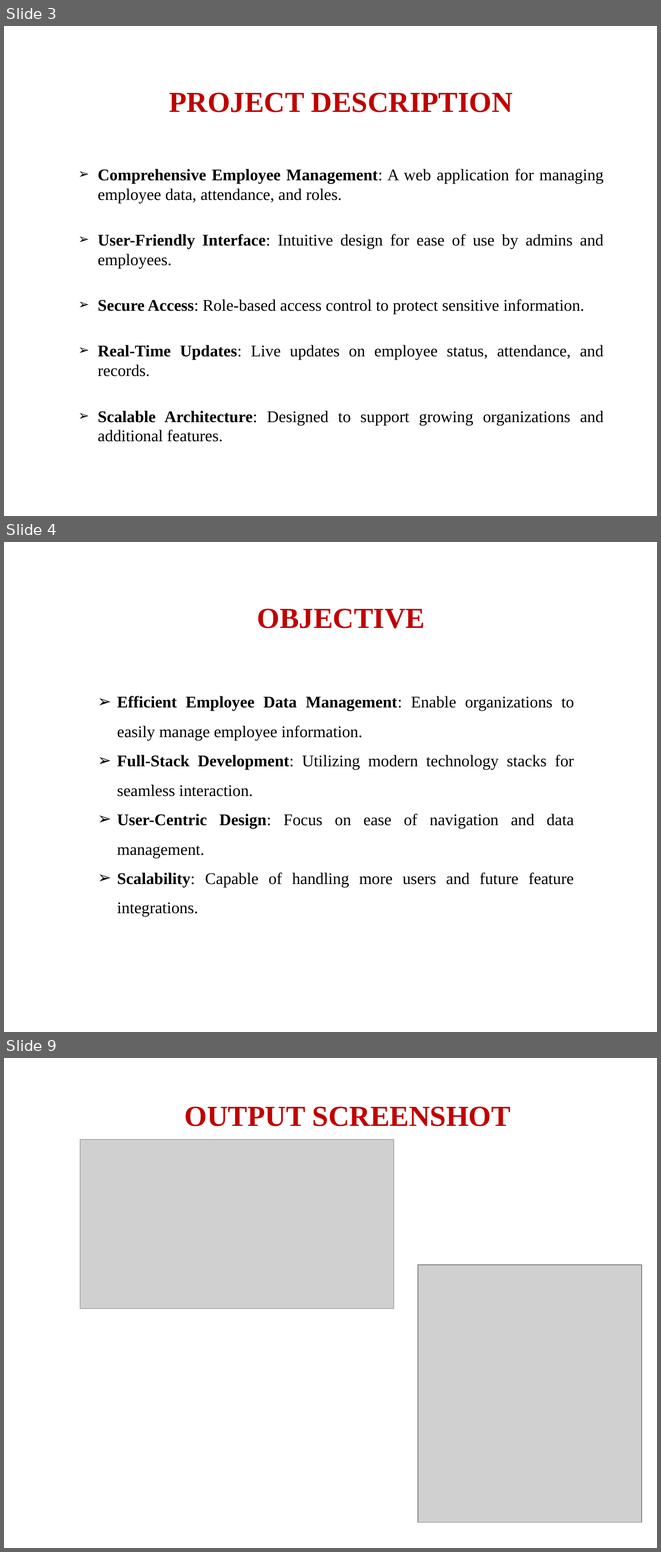
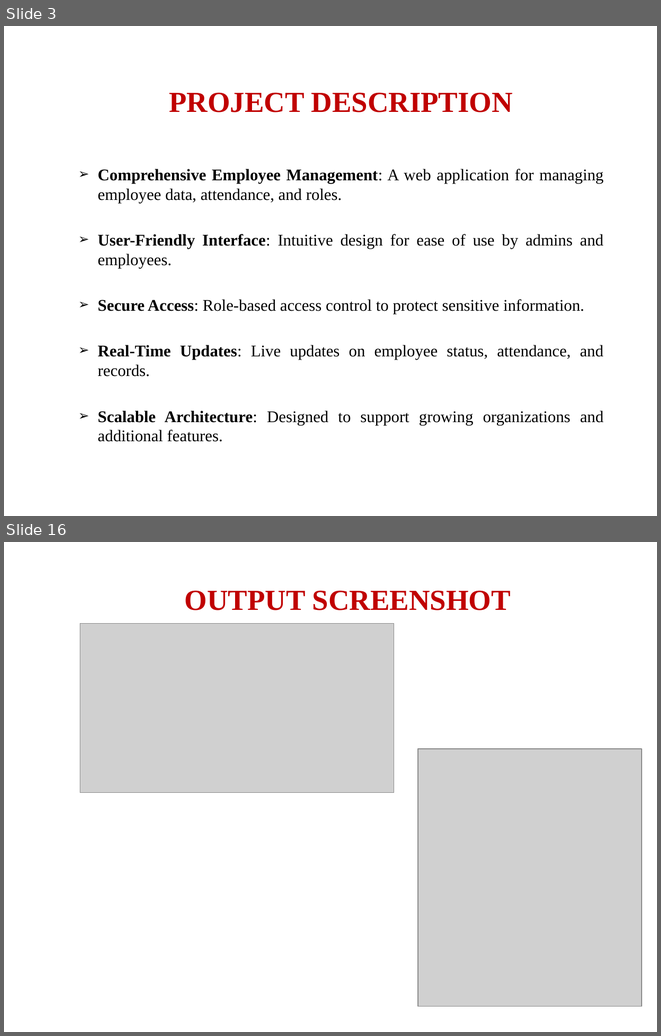
Before and after one commit to Immanuvel1207/Employee-Management-System, a slide deck: Employee-management-system.pptx. Shown one above the other, each under a label of ours: slides 3, 4 and 9 before the commit, slides 3 and 16 after it; the slides between them are not shown. The pictures are 661x1552 and 661x1036 pixels, drawn with LibreOffice and Linux fonts; fonts in the diff are those of the drawing; grey boxes stand for pictures; background and template pictures are left out. Boxes give left, top, right and bottom in pixels: in the first picture for what was removed or moved away, otherwise in the second. Text is boxed around its words. In the diff, an @@ line names an element or a change of style, - is before the commit and + after.

```diff
--- a/Employee-management-system.pptx
+++ b/Employee-management-system.pptx
@@ slide 4 removed at (4, 542, 657, 1032), background picture (left out) @@
@@ title removed at (257, 608, 425, 628) @@
-OBJECTIVE
@@ text removed at (117, 696, 574, 916) @@
-➢ Efficient Employee Data Management: Enable organizations to easily manage employee information.
-➢ Full-Stack Development: Utilizing modern technology stacks for seamless interaction.
-➢ User-Centric Design: Focus on ease of navigation and data management.
-➢ Scalability: Capable of handling more users and future feature integrations.
@@ what was slide 9 is now slide 16 @@
```
Also in this commit, not shown: 3 slides changed, 12 slides added, 3 other slides removed, 19 other files.
